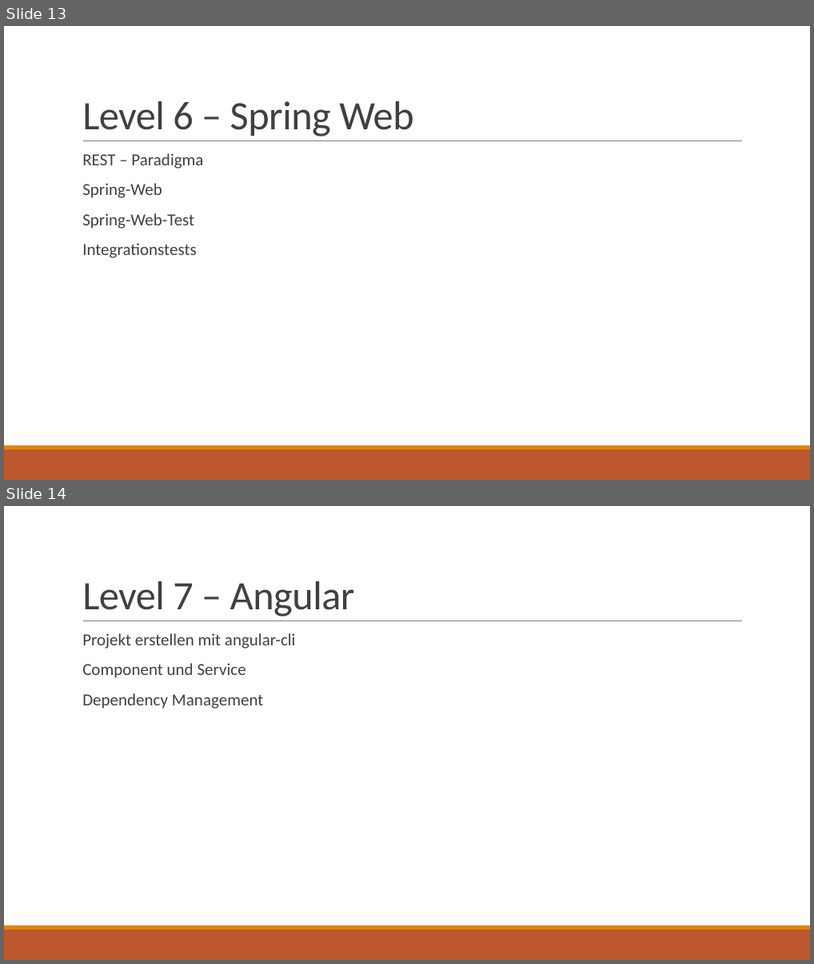
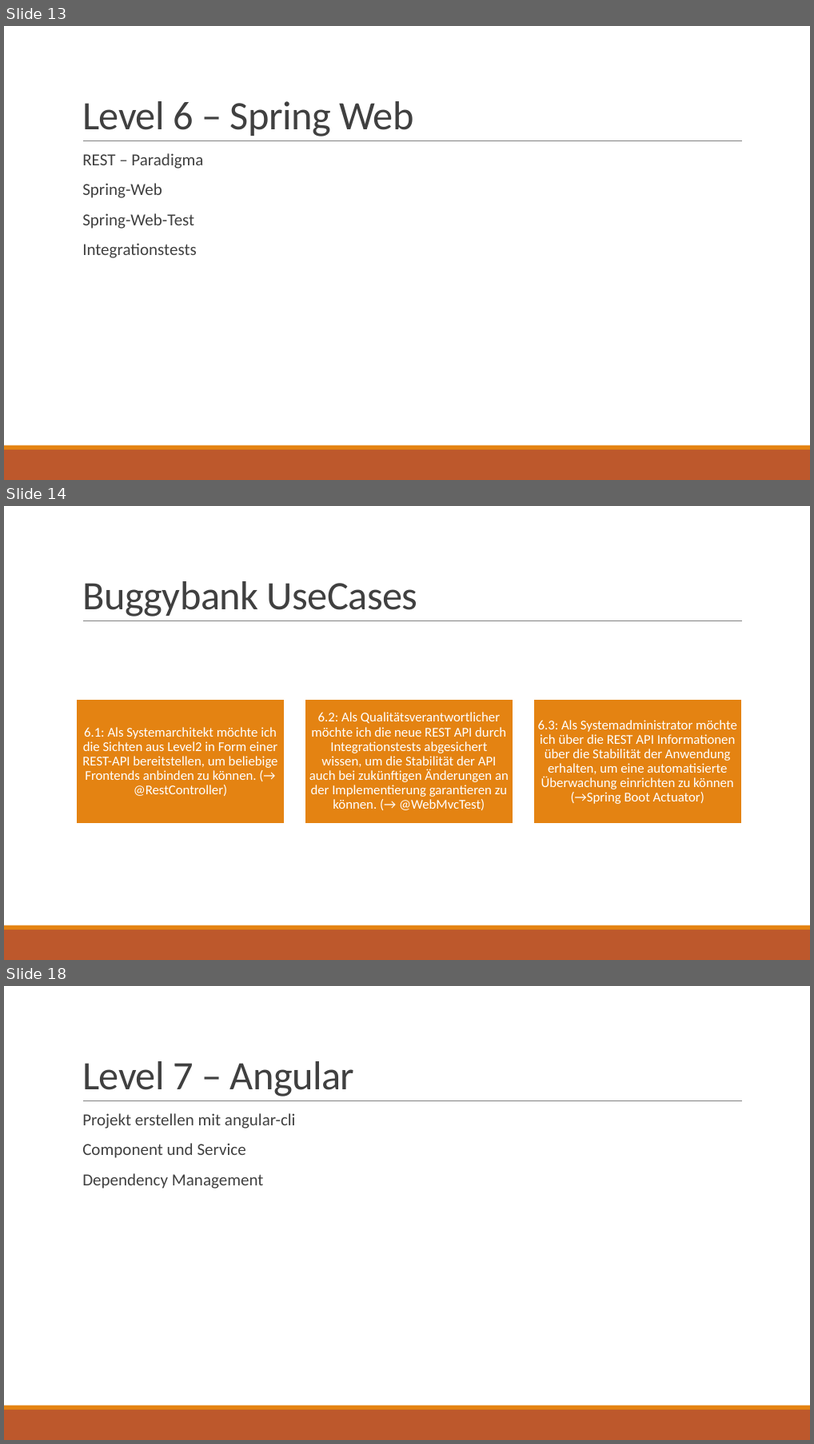
Before and after one commit to SpiritTesting/buggybank, a slide deck: Aufgaben.pptx. Shown one above the other, each under a label of ours: slides 13 and 14 before the commit, slides 13, 14 and 18 after it; the slides between them are not shown. The pictures are 814x964 and 814x1444 pixels, drawn with LibreOffice and Linux fonts; fonts in the diff are those of the drawing; background and template pictures are left out. Boxes give left, top, right and bottom in pixels: in the first picture for what was removed or moved away, otherwise in the second. Text is boxed around its words. In the diff, an @@ line names an element or a change of style, - is before the commit and + after.

Commit message:
Aufgaben Level 7

```diff
--- a/Aufgaben.pptx
+++ b/Aufgaben.pptx
@@ slide 14 added at (4, 506, 810, 960), background #FFFFFF; not listed: 3 template elements that a slide beside it also shows @@
@@ title added at (82, 581, 418, 616), 48 pt, text #404040 @@
+Buggybank UseCases
@@ group added at (77, 699, 742, 824): 3 rectangles, 3 texts @@
+6.1: Als Systemarchitekt möchte ich die Sichten aus Level2 in Form einer REST-API bereitstellen, um beliebige Frontends anbinden zu können. (→ @RestController)
+6.2: Als Qualitätsverantwortlicher möchte ich die neue REST API durch Integrationstests abgesichert wissen, um die Stabilität der API auch bei zukünftigen Änderungen an der Implementierung garantieren zu können. (→ @WebMvcTest)
+6.3: Als Systemadministrator möchte ich über die REST API Informationen über die Stabilität der Anwendung erhalten, um eine automatisierte Überwachung einrichten zu können (→Spring Boot Actuator)
@@ what was slide 14 is now slide 18 @@
```
Also in this commit, not shown: 4 other slides added.
